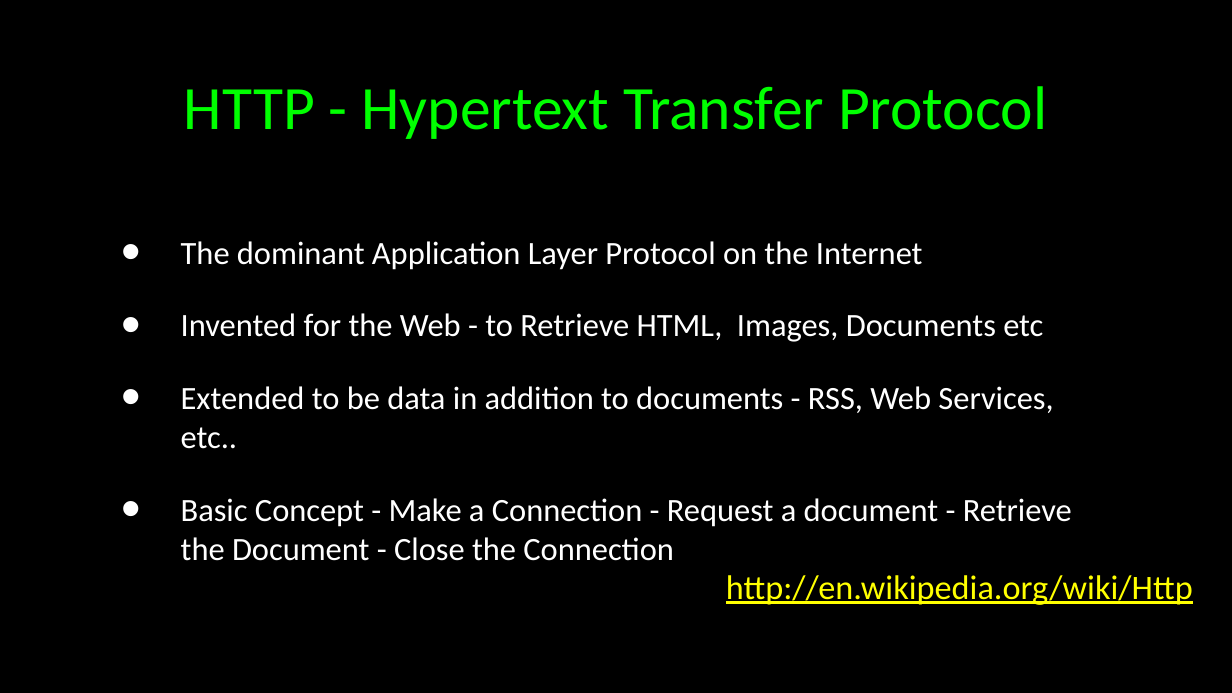
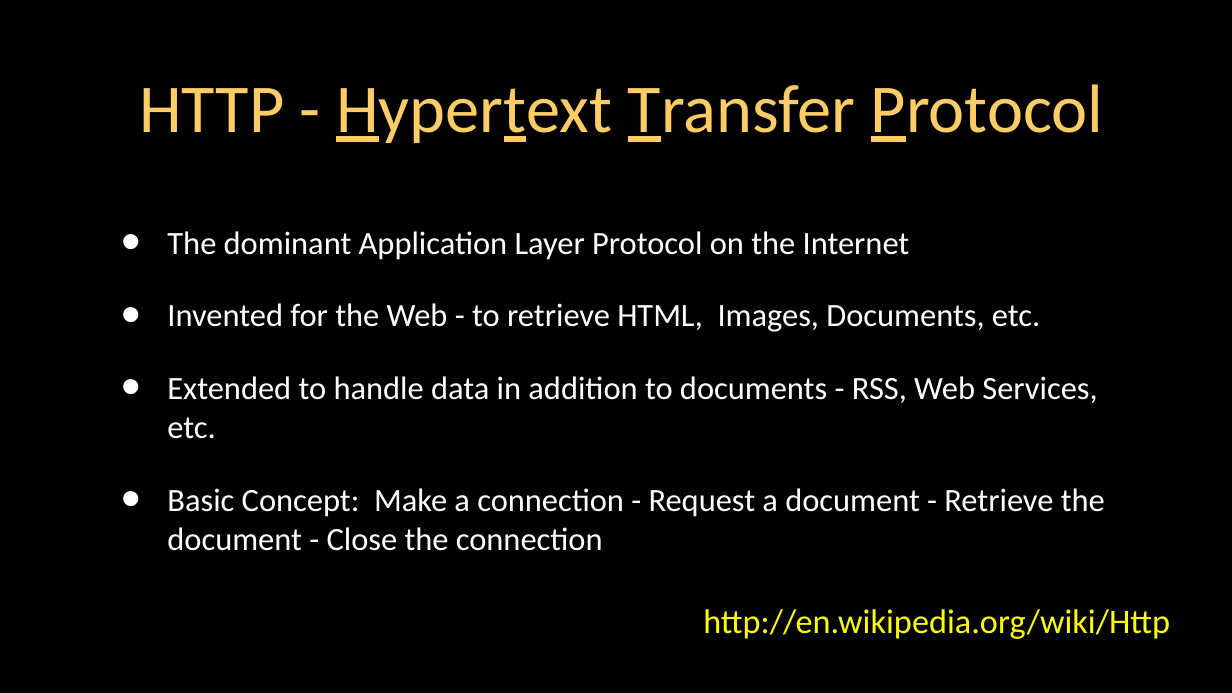
Before and after one commit to csev/wa4e, a slide deck: slide 3 of lectures/Web-01-HTTP.ppt. Drawn at 1232x693 pixels with LibreOffice and Linux fonts; fonts in the diff are those of the drawing. Boxes give left, top, right and bottom in pixels: in the first picture for what was removed or moved away, otherwise in the second. Text is boxed around its words. In the diff, an @@ line names an element or a change of style, - is before the commit and + after.

```diff
--- a/lectures/Web-01-HTTP.ppt
+++ b/lectures/Web-01-HTTP.ppt
@@ title "HTTP - Hypertext Transfer Protocol": place and size @@
-title "HTTP - Hypertext Transfer Protocol" at <box>184,86,1047,139</box>
+title "HTTP - Hypertext Transfer Protocol" at <box>139,84,1104,143</box>
@@ title "HTTP - Hypertext Transfer Protocol" at <box>139,84,1104,143</box>: size 36 to 40 pt, text colour #00FF00 to #FFCC66; underline on in "Hypertext Transfer Protocol" @@
@@ text at <box>167,231,910,260</box>: indent changed @@
@@ text at <box>167,303,1105,551</box>: text changed @@
-• Invented for the Web - to Retrieve HTML, Images, Documents etc
-• Extended to be data in addition to documents - RSS, Web Services, etc..
-• Basic Concept - Make a Connection - Request a document - Retrieve the Document - Close the Connection
+• Invented for the Web - to retrieve HTML, Images, Documents, etc.
+• Extended to handle data in addition to documents - RSS, Web Services, etc.
+• Basic Concept: Make a connection - Request a document - Retrieve the document - Close the connection
@@ text "http://en.wikipedia.org/wiki/Http": place and size @@
-text "http://en.wikipedia.org/wiki/Http" at <box>726,575,1193,605</box>
+text "http://en.wikipedia.org/wiki/Http" at <box>703,609,1170,639</box>
@@ text "http://en.wikipedia.org/wiki/Http" at <box>703,609,1170,639</box>: underline off; vertical alignment middle to top @@
```
Also in this commit, not shown: 19 other slides changed, 1 slide removed, 2 other files.
